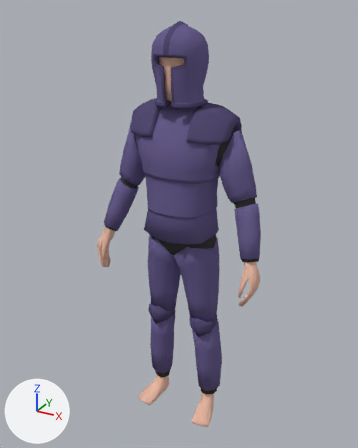
One commit to the Blender file Assets/Characters/Player.blend: the scene before it, then after it.
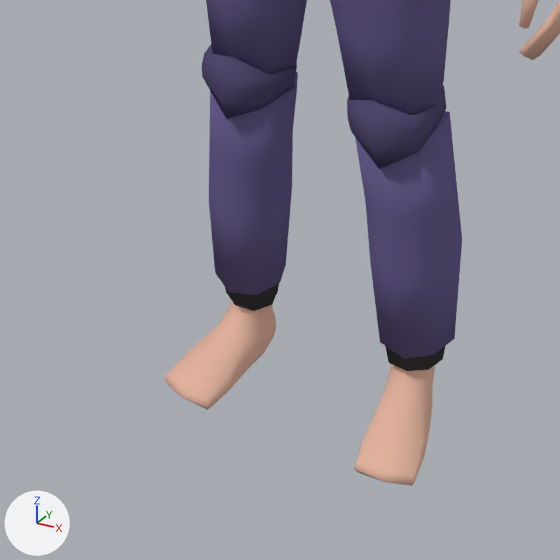
The first picture shows the older version from a camera (50 mm lens) standing at (0.946, -1.744, 1.862) and looking at (-0.028, 0.028, 0.977). The close-ups show both versions on the part from 26% to 70% of the width and 65% to 100% of the height of that picture; other places that the commit changed are outside them. The lights are fixed; the arrows at lower left show +X, +Y and +Z.

Names of what the first close-up shows: 'Body', 'Platelegs'.
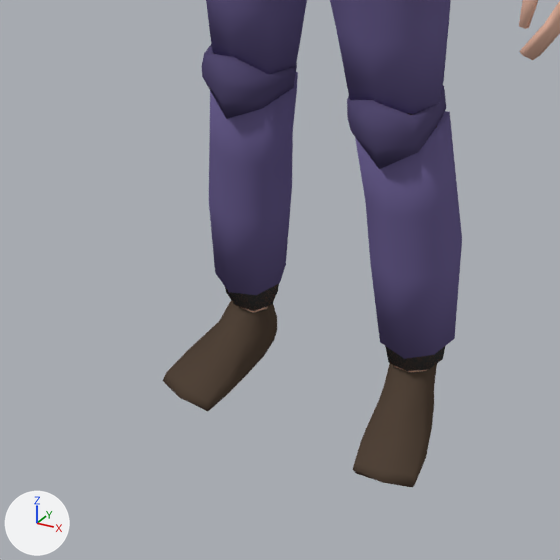
Boxes [x1, y1, x2, y2] around the edits, measured in the close-ups (560 x 560 px):
'Shoes', shown (brown)
    after: [163, 300, 437, 488]
'Body', unchanged, covered by the edit
    before: [164, 0, 560, 486]
    after: [241, 0, 560, 372]

The edits, one by one:
Object 'Shoes' (ob_shoes) is now shown.
